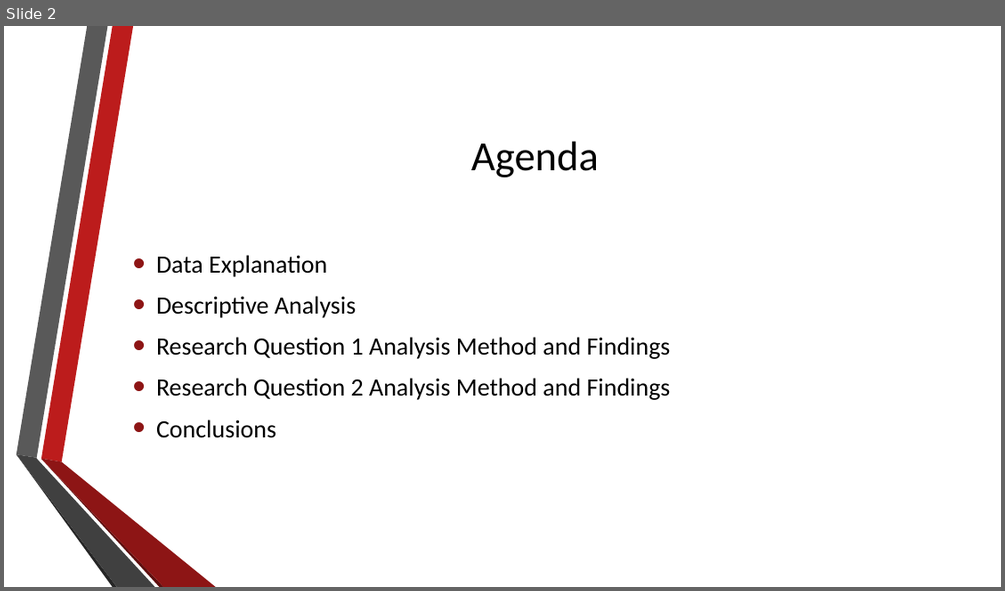
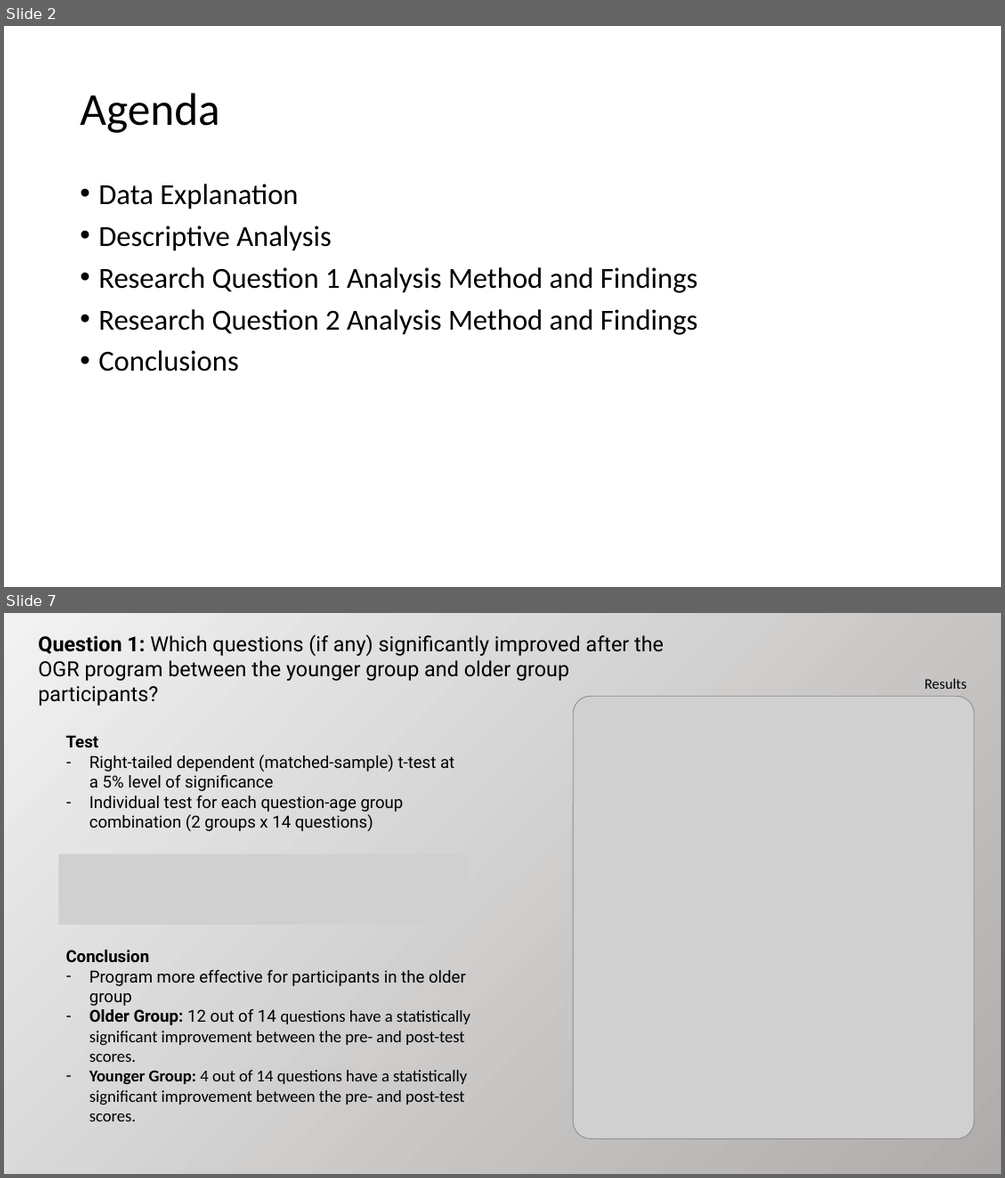
Before and after one commit to josh97ellis/omaha-girls-rock-analysis, a slide deck: deliverables/milestone_2/Final Presentation.pptx. Shown one above the other, each under a label of ours: slide 2 before the commit, slides 2 and 7 after it; the slides between them are not shown. The pictures are 1005x591 and 1005x1178 pixels, drawn with LibreOffice and Linux fonts; fonts in the diff are those of the drawing; grey boxes stand for pictures; background and template pictures are left out. Boxes give left, top, right and bottom in pixels: in the first picture for what was removed or moved away, otherwise in the second. Text is boxed around its words. In the diff, an @@ line names an element or a change of style, - is before the commit and + after.

Commit message:
Finalized Statistical Tests

```diff
--- a/deliverables/milestone_2/Final Presentation.pptx
+++ b/deliverables/milestone_2/Final Presentation.pptx
@@ slide 7 added at [4,613,1001,1174], background gradient #F2F2F2 to #AFABAB @@
@@ text added at [38,634,663,706], 20 pt, text #000000 @@
+Question 1: Which questions (if any) significantly improved after the OGR program between the younger group and older group participants?
@@ text added at [924,678,966,689], 14 pt, text #000000 @@
+Results
@@ picture added at [573,696,974,1139] @@
@@ text added at [66,735,454,831], 16 pt, text #000000 @@
+Test
+– Right-tailed dependent (matched-sample) t-test at a 5% level of significance
+– Individual test for each question-age group combination (2 groups x 14 questions)
@@ picture added at [58,854,467,925] @@
@@ text added at [66,949,470,1121], 16 pt, text #000000 @@
+Conclusion
+– Program more effective for participants in the older group
+– Older Group: 12 out of 14 questions have a statistically significant improvement between the pre- and post-test scores.
+– Younger Group: 4 out of 14 questions have a statistically significant improvement between the pre- and post-test scores.
@@ slide 2 changed as well @@
@@ title "Agenda": place and size @@
-title "Agenda" at [471,141,599,177]
+title "Agenda" at [80,93,219,133]
@@ title "Agenda" at [80,93,219,133]: size 40 to 44 pt; alignment centre to left; line spacing 1 to 0.9 @@
@@ text "Data Explanation": place and size @@
-text "Data Explanation" at [156,255,671,438]
+text "Data Explanation" at [98,184,697,371]
@@ text "Data Explanation" at [98,184,697,371]: size 24 to 28 pt; indent changed; line spacing 1 to 0.9 @@
@@ group removed at [16,26,216,587]: 6 freeform shapes @@
```
Also in this commit, not shown: 5 other slides changed, 6 other slides added, 3 slides removed, 2 other files.
